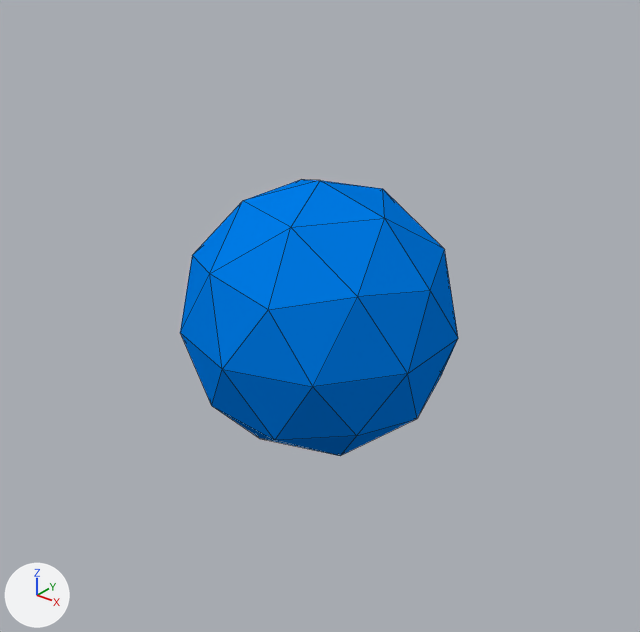
Two versions of the Blender file Tests/Trees.blend, one commit apart.
Before and after are seen from a 50 mm lens placed at (114.2, -142.8, 89.5), pointed at (-0.3, 0.2, 0.8). Arrows for +X, +Y and +Z are at lower left; the lights stay in place. Mesh edges are drawn as thin lines.
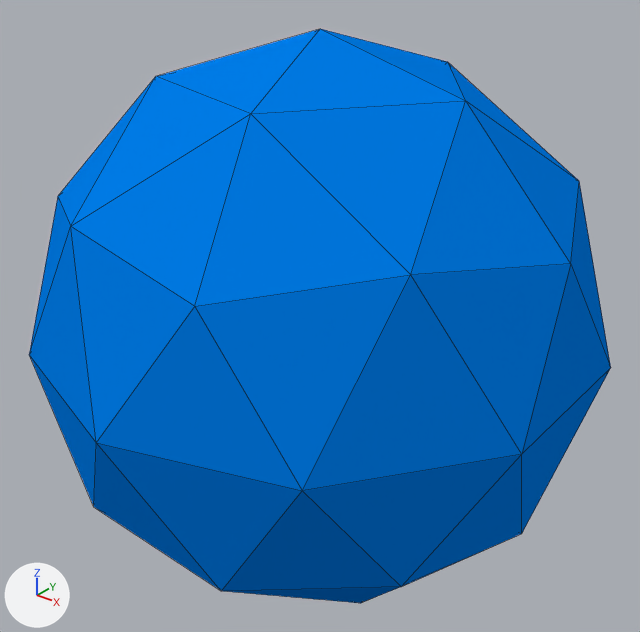
Boxes (x1, y1, x2, y2) around the edits, measured in the pictures (640 x 632 px):
'Skybox', added (blue)
    after: (29, 29, 611, 603)
'Icosphere', deleted (blue)
    before: (180, 180, 458, 456)

Edits to the bpy script that builds the scene:
```text
Add me_icosphere_001_1:
    me_icosphere_001_1.from_pydata(...)  # an icosphere of 80 faces spanning x -60.9..60.9, y -64.0..64.0, z -64.0..64.0
    me_icosphere_001_1.materials.append(mat_skybox)  # blue #007ce7
Remove ob_icosphere:
    ob_icosphere = bpy.data.objects.new('Icosphere', me_icosphere_001)
    ob_icosphere.location = (0.0, 0.0, 1.0)
Add ob_skybox:
    ob_skybox = bpy.data.objects.new('Skybox', me_icosphere_001_1)
    ob_skybox.location = (0.0, 0.0, 0.0)
```
